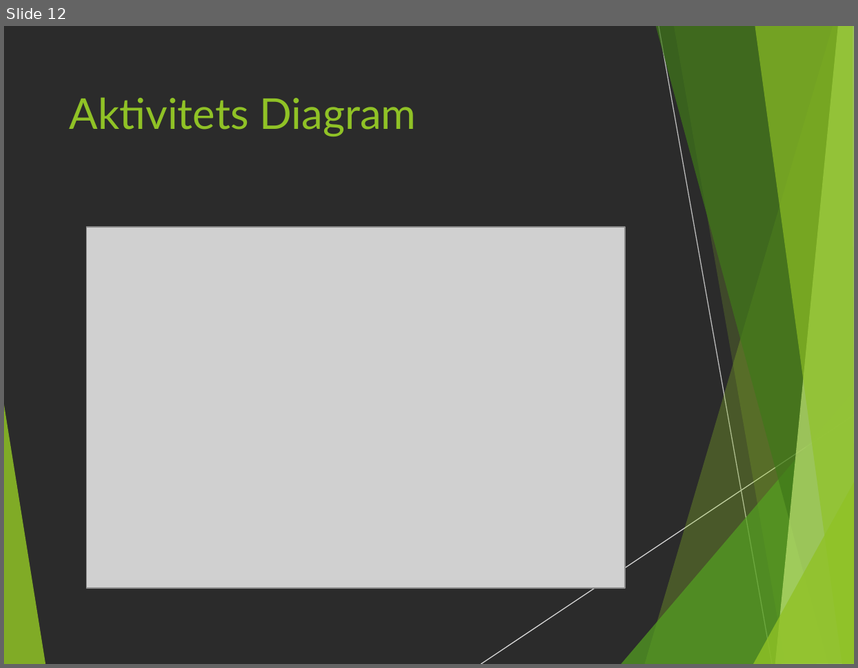
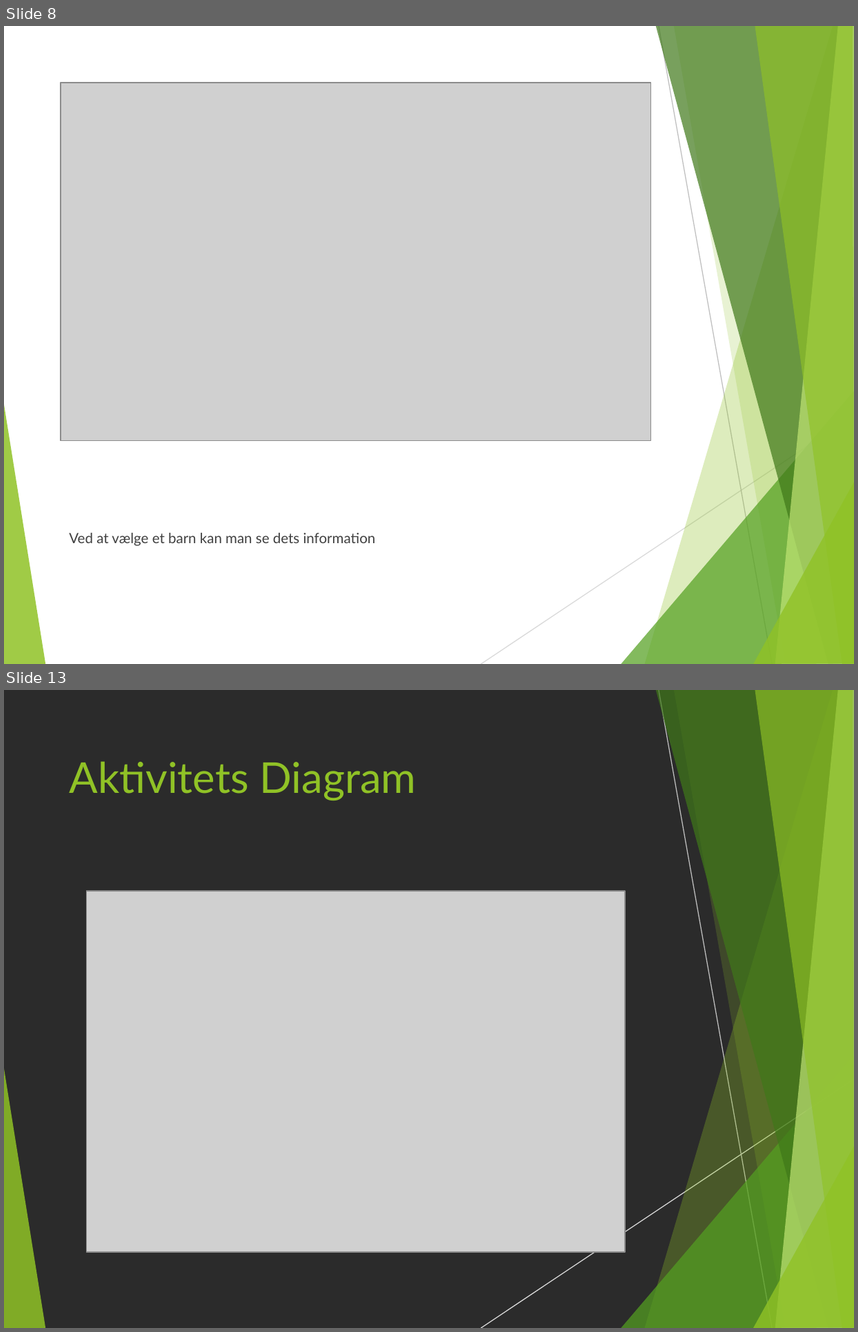
Before and after one commit to anderslatif/RoskildeFrieBornehave, a slide deck: Dias.pptx. Shown one above the other, each under a label of ours: slide 12 before the commit, slides 8 and 13 after it; the slides between them are not shown. The pictures are 858x668 and 858x1332 pixels, drawn with LibreOffice and Linux fonts; fonts in the diff are those of the drawing; grey boxes stand for pictures; background and template pictures are left out; a plain dark background stands for a picture behind light text. Boxes give left, top, right and bottom in pixels: in the first picture for what was removed or moved away, otherwise in the second. Text is boxed around its words. In the diff, an @@ line names an element or a change of style, - is before the commit and + after.

```diff
--- a/Dias.pptx
+++ b/Dias.pptx
@@ slide 8 added at box(4, 26, 854, 664), background picture (left out); not listed: 10 template elements that a slide beside it also shows @@
@@ picture added at box(61, 83, 651, 441) @@
@@ text added at box(69, 532, 376, 546), 12 pt, text #404040 @@
+Ved at vælge et barn kan man se dets information
@@ what was slide 12 is now slide 13 @@
```
Also in this commit, not shown: 5 slides changed, 6 other slides added, 6 slides removed.
